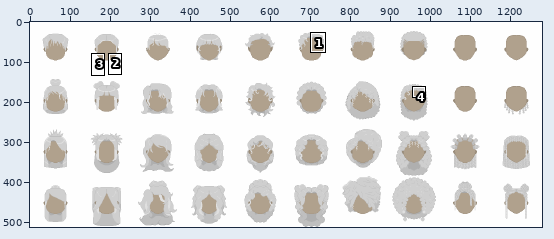
A pixel-art file gets an edit: Assets/Images/Pepo_Hair.aseprite. The first picture is a wide view before the edit; the outline marks the close-up.
Close-up. Before the commit:
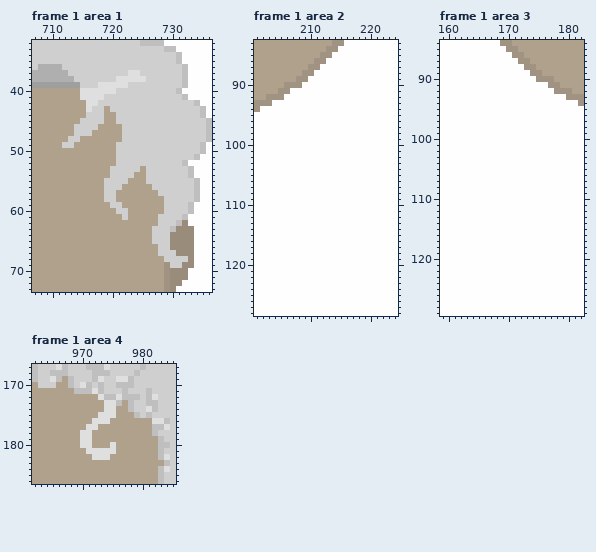
1280x512 pixels, 2 frames. Colours within 5 levels of each other are drawn and written as one. Shown: frame 1 area 1: x 707..736, y 32..73; frame 1 area 2: x 201..224, y 83..128; frame 1 area 3: x 159..182, y 84..129; frame 1 area 4: x 962..985, y 167..186. The commit also changed other frames or places, which this record leaves out.
The result:
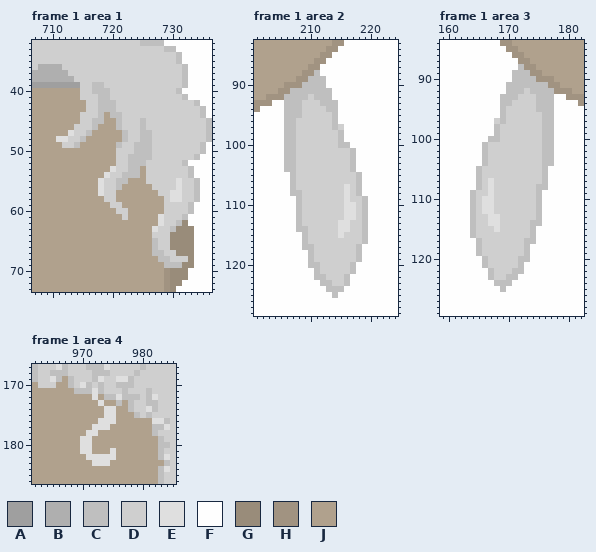
Palette (. is transparent): A #9f9f9f  B #afafaf  C #bfbfbf  D #cfcfcf  E #dfdfdf  F #fefefe  G #998c7a  H #a19381  J #b0a18d
The edit:
Frame 1 area 1, layer "Fringe":
y 37: x 723..724 EE -> DD
y 38: x 721..725 EEEEE -> DDDDD
y 39: x 717..722 DEEEEE -> CCDDDD
y 40: x 715..720 EEEEEE -> DDCCCD
y 41: x 715..719 EEEED -> DDDCC
y 42: x 716..720 EEDDD -> DDCCC
y 43: x 716 E -> D; x 718..720 DJD -> CCC
y 44: x 715 J -> D; x 718 D -> C; x 720..721 JD -> CC
y 45: x 717..718 DD -> CC; x 721 D -> C; x 725 D -> C
y 46: x 717 D -> C; x 721 J -> C; x 725 D -> C
y 47: x 713 J -> E; x 716 D -> C; x 722 D -> C; x 725..726 DD -> CC
y 48: x 711..712 JJ -> EE; x 715 J -> C; x 722 D -> C; x 725..726 DD -> CC
y 49: x 714 J -> C; x 721 D -> C; x 724..726 DDD -> CCC
y 50: x 724..726 DDD -> CCC
y 51: x 723..726 DDDD -> CCCC
y 52: x 723..725 DDD -> CCC
y 53: x 720 D -> E; x 723..724 DD -> CC
y 54: x 719 J -> E; x 722..724 DDJ -> CCC
y 55: x 718 J -> E; x 721..722 DD -> CC; x 731 D -> E
y 56: x 718 J -> E; x 721 D -> C; x 731 D -> E
y 57: x 718 J -> E; x 730..731 DD -> EE
y 58: x 730..731 DD -> EE
y 61..62: x 728 D -> E
y 63: x 727 D -> E
y 65: x 727 D -> C
y 66: x 727 J -> C
y 67: x 727..728 JD -> CC
y 68: x 728..729 JD -> CC
y 69: x 729..731 HDD -> CCC
Frame 1 area 2, layer "Up":
y 88: x 211 F -> C
y 89: x 210..212 FFF -> CCC
y 90: x 209..212 FFFF -> CCCC
y 91: x 207..213 FFFFFFF -> CCCCCCC
y 92: x 206..213 FFFFFFFF -> CCCCDCCC
y 93: x 206..214 FFFFFFFFF -> CCCDDDCCC
y 94: x 206..214 FFFFFFFFF -> CCCDDDDCC
y 95: x 206..214 FFFFFFFFF -> CCCDDDDDC
y 96: x 206..214 FFFFFFFFF -> CCDDDDDDC
y 97: x 206..215 FFFFFFFFFF -> CCDDDDDDCD
y 98..99: x 206..215 FFFFFFFFFF -> CCDDDDDDDC
y 100: x 206..216 FFFFFFFFFFF -> CCDDDDDDDCC
y 101..104: x 206..217 FFFFFFFFFFFF -> CCDDDDDDDDDC
y 105..106: x 207..218 FFFFFFFFFFFF -> CDDDDDDDDDDC
y 107: x 207..218 FFFFFFFFFFFF -> CDDDDDDDDEDC
y 108: x 207..218 FFFFFFFFFFFF -> CCDDDDDDDEDC
y 109: x 208..219 FFFFFFFFFFFF -> CDDDDDDDEDDC
y 110..112: x 208..219 FFFFFFFFFFFF -> CDDDDDDDEEDC
y 113: x 208..219 FFFFFFFFFFFF -> CDDDDDDEEDDC
y 114: x 208..219 FFFFFFFFFFFF -> CCDDDDDEEDDC
y 115: x 209..219 FFFFFFFFFFF -> CDDDDDEDDDC
y 116: x 209..219 FFFFFFFFFFF -> CDDDDDDDDDC
y 117: x 209..218 FFFFFFFFFF -> CCDDDDDDDC
y 118..119: x 210..218 FFFFFFFFF -> CDDDDDDDC
y 120: x 210..217 FFFFFFFF -> CCDDDDDC
y 121: x 211..217 FFFFFFF -> CDDDDDC
y 122: x 211..216 FFFFFF -> CCDDDC
y 123: x 212..216 FFFFF -> CCDDC
y 124: x 213..215 FFF -> CCC
y 125: x 214 F -> C
Frame 1 area 3, layer "Up":
y 88: x 172 F -> C
y 89: x 171..173 FFF -> CCC
y 90: x 171..174 FFFF -> CCCC
y 91: x 170..176 FFFFFFF -> CCCCCCC
y 92: x 170..177 FFFFFFFF -> CCCDCCCC
y 93: x 169..177 FFFFFFFFF -> CCCDDDCCC
y 94: x 169..177 FFFFFFFFF -> CCDDDDCCC
y 95: x 169..177 FFFFFFFFF -> CDDDDDCCC
y 96: x 169..177 FFFFFFFFF -> CDDDDDDCC
y 97: x 168..177 FFFFFFFFFF -> DCDDDDDDCC
y 98..99: x 168..177 FFFFFFFFFF -> CDDDDDDDCC
y 100: x 167..177 FFFFFFFFFFF -> CCDDDDDDDCC
y 101..104: x 166..177 FFFFFFFFFFFF -> CDDDDDDDDDCC
y 105..106: x 165..176 FFFFFFFFFFFF -> CDDDDDDDDDDC
y 107: x 165..176 FFFFFFFFFFFF -> CDEDDDDDDDDC
y 108: x 165..176 FFFFFFFFFFFF -> CDEDDDDDDDCC
y 109: x 164..175 FFFFFFFFFFFF -> CDDEDDDDDDDC
y 110..112: x 164..175 FFFFFFFFFFFF -> CDEEDDDDDDDC
y 113: x 164..175 FFFFFFFFFFFF -> CDDEEDDDDDDC
y 114: x 164..175 FFFFFFFFFFFF -> CDDEEDDDDDCC
y 115: x 164..174 FFFFFFFFFFF -> CDDDEDDDDDC
y 116: x 164..174 FFFFFFFFFFF -> CDDDDDDDDDC
y 117: x 165..174 FFFFFFFFFF -> CDDDDDDDCC
y 118..119: x 165..173 FFFFFFFFF -> CDDDDDDDC
y 120: x 166..173 FFFFFFFF -> CDDDDDCC
y 121: x 166..172 FFFFFFF -> CDDDDDC
y 122: x 167..172 FFFFFF -> CDDDCC
y 123: x 167..171 FFFFF -> CDDCC
y 124: x 168..170 FFF -> CCC
y 125: x 169 F -> C
Frame 1 area 4, layer "Tendrils":
y 172: x 972..973 JE -> EJ
y 173: x 973..975 JEE -> EJJ
y 175: x 973 E -> J
y 176: x 972 E -> J; x 975 J -> E
y 177: x 971 E -> J; x 973..974 JJ -> EE
y 178: x 970 E -> J; x 972 J -> E
y 180: x 975 E -> J
y 181: x 970 J -> E; x 972..974 EEE -> JJJ
y 182: x 971 J -> E; x 975 J -> E
y 183: x 972..974 JJJ -> EEE
